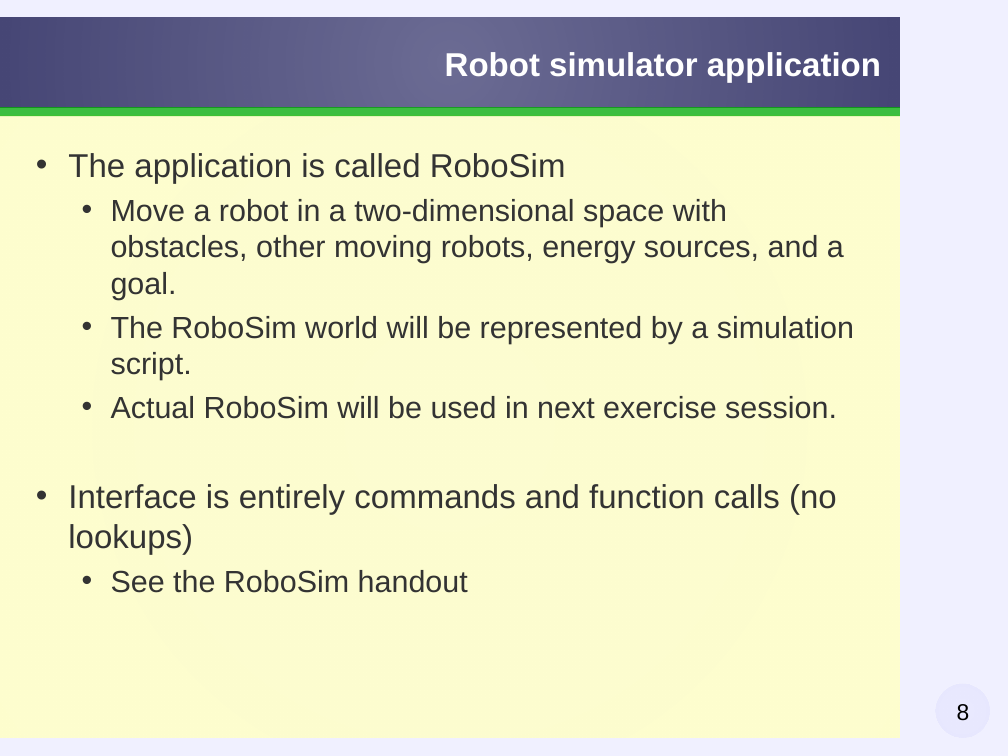
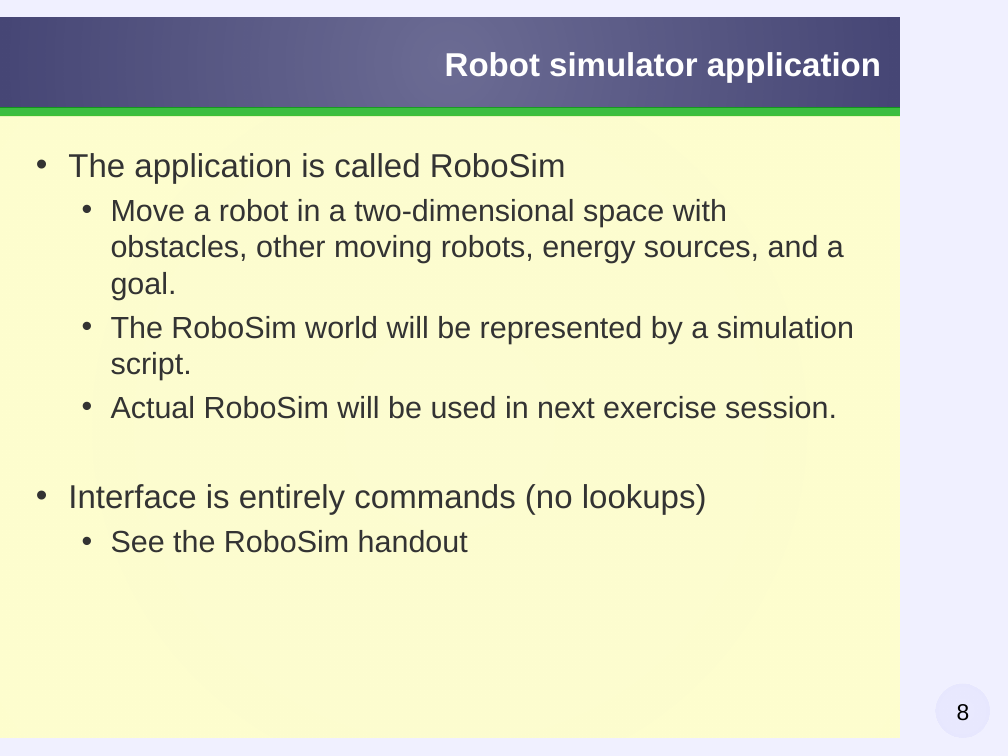
Before and after one commit to taless474/plexil, a slide deck: slide 8 of workshop/slides/plexil-workshop-exercise1.odp. Drawn at 1008x756 pixels with LibreOffice and Linux fonts; fonts in the diff are those of the drawing; background and template pictures are left out. Boxes give left, top, right and bottom in pixels: in the first picture for what was removed or moved away, otherwise in the second. Text is boxed around its words. In the diff, an @@ line names an element or a change of style, - is before the commit and + after.

```diff
--- a/workshop/slides/plexil-workshop-exercise1.odp
+++ b/workshop/slides/plexil-workshop-exercise1.odp
@@ text at (x1=68, y1=484, x2=707, y2=515): text changed @@
-• Interface is entirely commands and function calls (no lookups)
+• Interface is entirely commands (no lookups)
```
Also in this commit, not shown: 6 other slides changed, 1 other file.
